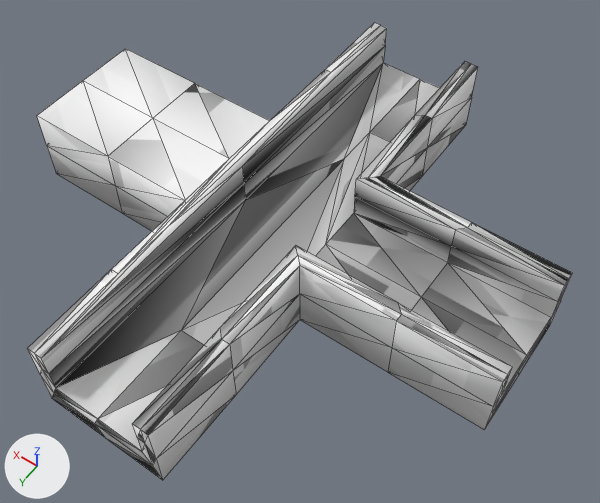
The glTF model resources/shape-11.glb: old version first, new version second.
One viewpoint serves both versions: a 50 mm camera at (-0.61, 0.804, 1.231) aimed at (-0.053, 0.024, 0.005). The axes (+X, +Y, +Z) are drawn at lower left. The lights are the same throughout. Mesh edges are drawn as thin lines. Vertices at the same position are counted once.

Names of what the first picture shows: 'defaultobject'.
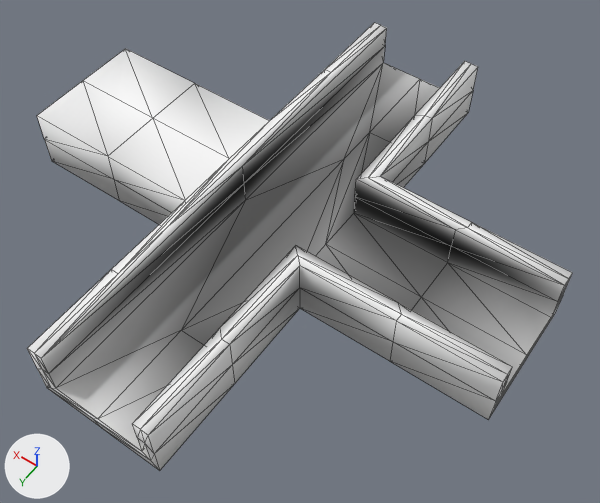
What differs and where, as boxes [x1, y1, x2, y2] in the pictures (600 x 503 px; the box of a moved part takes in the faces that stretch with it):
```json
{"object": "defaultobject", "change": "reshaped, surface changed", "before": [27, 23, 572, 480], "after": [27, 23, 572, 471]}
{"part": 1, "of": "me_defaultobject", "change": "moved or reshaped", "before": [28, 67, 572, 480], "after": [28, 67, 572, 471]}
{"part": 2, "of": "me_defaultobject", "change": "surface changed", "before": [43, 25, 571, 442], "after": [43, 25, 571, 442], "on screen": "grey to white"}
```

The change, as JSON lines over the scene's bpy script:
```json
{"block": "me_defaultobject", "where": "# used by ob_defaultobject; location = (0.0, 0.0, 0.0)"}
{"op": "remove", "block": "me_defaultobject", "code": "me_defaultobject.from_pydata(...)  # 154 vertices, 304 faces; spans x -0.5..0.5, y -0.5..0.5, z -0.038..0.125"}
{"op": "add", "block": "me_defaultobject", "code": "me_defaultobject.from_pydata(...)  # 154 vertices, 304 faces; spans x -0.5..0.5, y -0.5..0.5, z 0.0..0.125"}
{"block": "me_defaultobject", "change": "me_defaultobject part 1: 30 of the vertices in x -0.5..0.5, y -0.5..0.5, z -0.003..0.044 are moved by (0.0, 0.0, 0.019)"}
{"block": "me_defaultobject", "change": "me_defaultobject part 2: texture (UV) coordinates of 304 of 304 faces, centred in x -0.5..0.5, y -0.5..0.5, z -0.038..0.125, changed; they spanned u 0.0..1.0, v 0.13..1.0 and now span u 0.0..1.0, v 0.0..1.0"}
```
